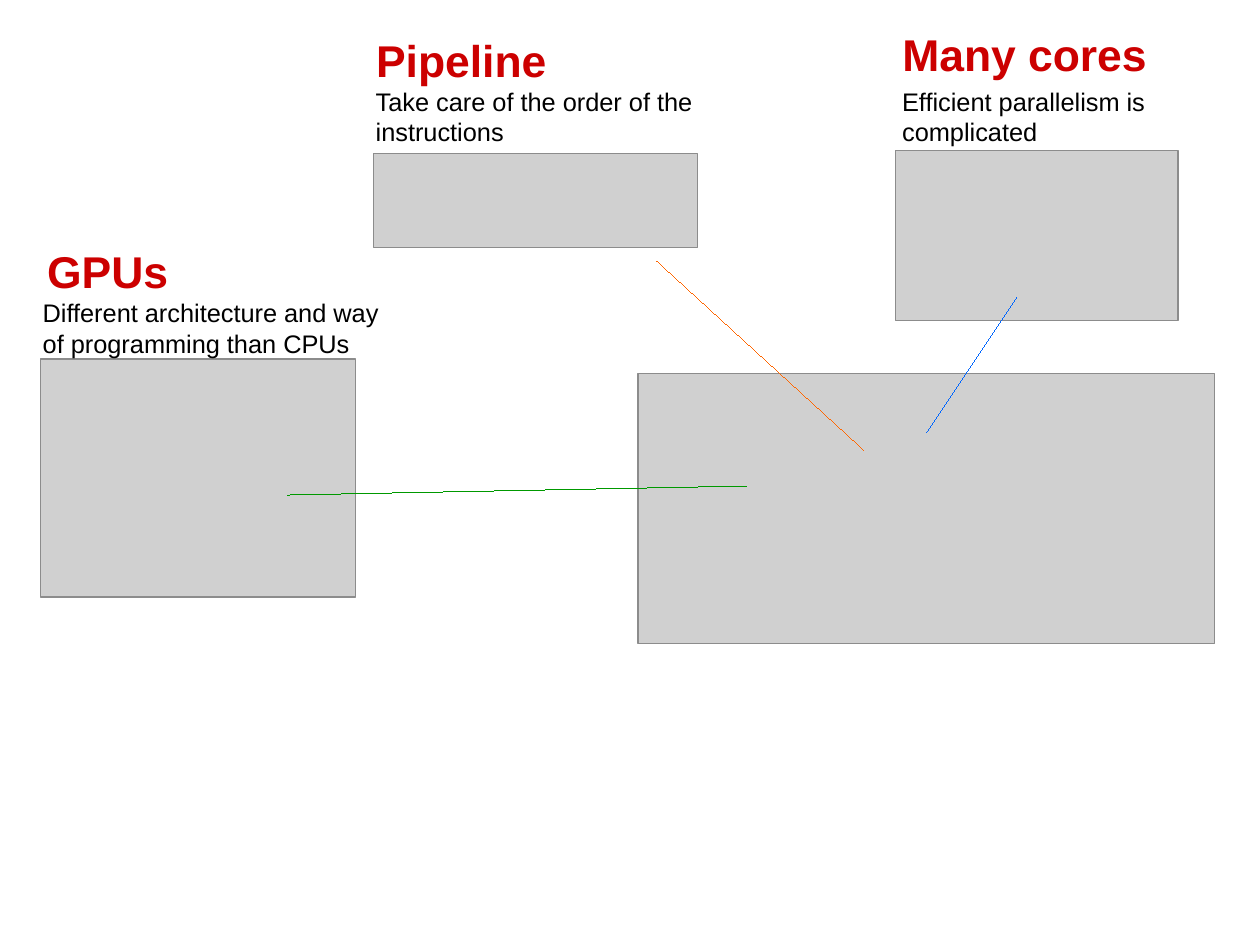
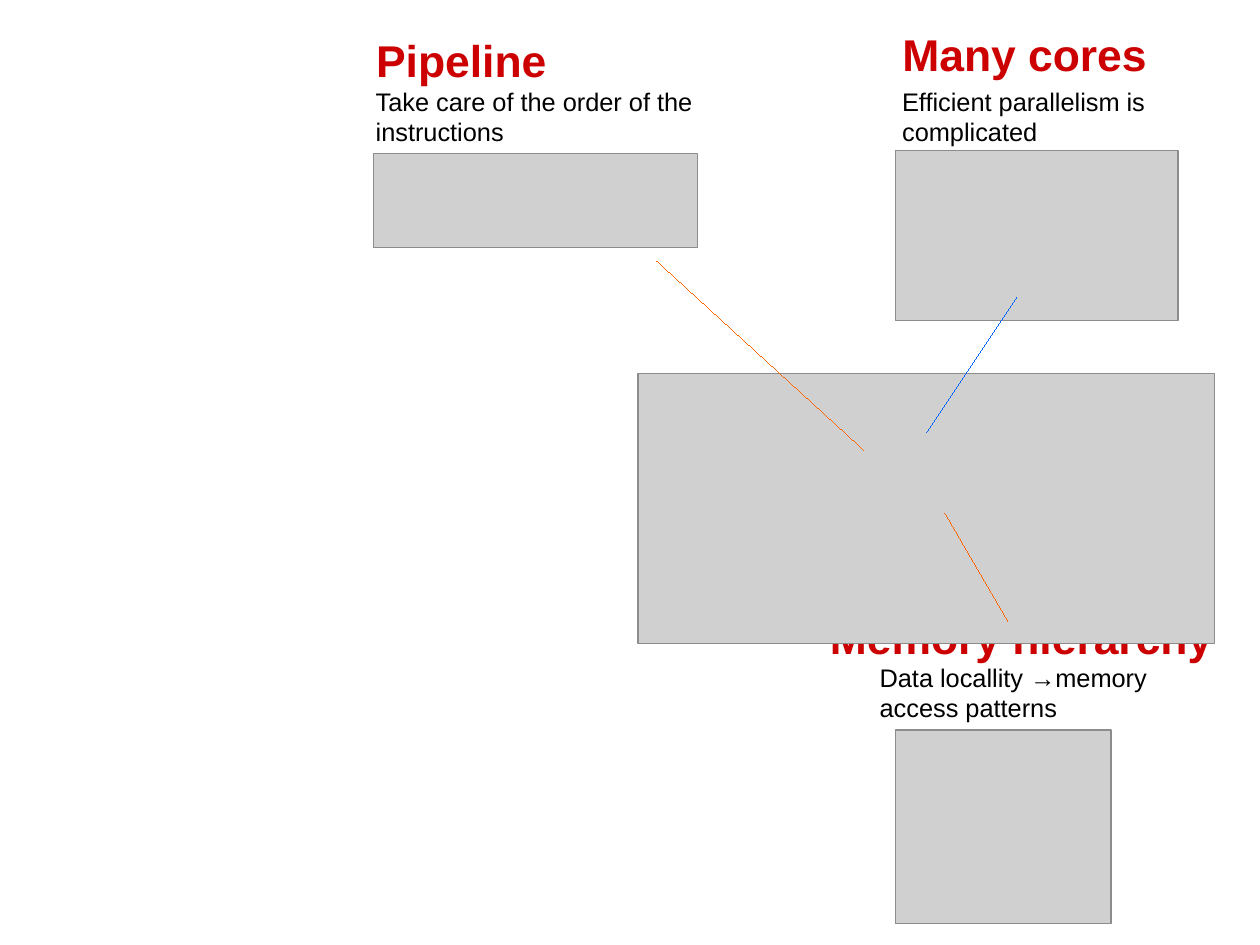
Before and after one commit to swhatelse/M2_internship, a slide deck: slide 1 of org/Presentations/defense/model/HPC_v2_2.odp. Drawn at 1260x945 pixels with LibreOffice and Linux fonts; fonts in the diff are those of the drawing; grey boxes stand for pictures. Boxes give left, top, right and bottom in pixels: in the first picture for what was removed or moved away, otherwise in the second. Text is boxed around its words. In the diff, an @@ line names an element or a change of style, - is before the commit and + after.

```diff
--- a/org/Presentations/defense/model/HPC_v2_2.odp
+++ b/org/Presentations/defense/model/HPC_v2_2.odp
@@ text removed at box(47, 257, 168, 289) @@
-GPUs
@@ text removed at box(43, 303, 378, 358) @@
-Different architecture and way of programming than CPUs
@@ line removed from (288, 495) to (748, 486) @@
@@ line added from (1008, 621) to (946, 513), #FF6600 0 pt @@
@@ text added at box(830, 643, 1212, 663), 28 pt, text #CC0000, bold @@
+Memory hierarchy
@@ text added at box(880, 668, 1147, 723), 16 pt, text #000000 @@
+Data locallity →memory access patterns
@@ picture: place and size @@
-picture at box(40, 359, 356, 597)
+picture at box(896, 731, 1113, 925)
```
Also in this commit, not shown: 10 other files.
